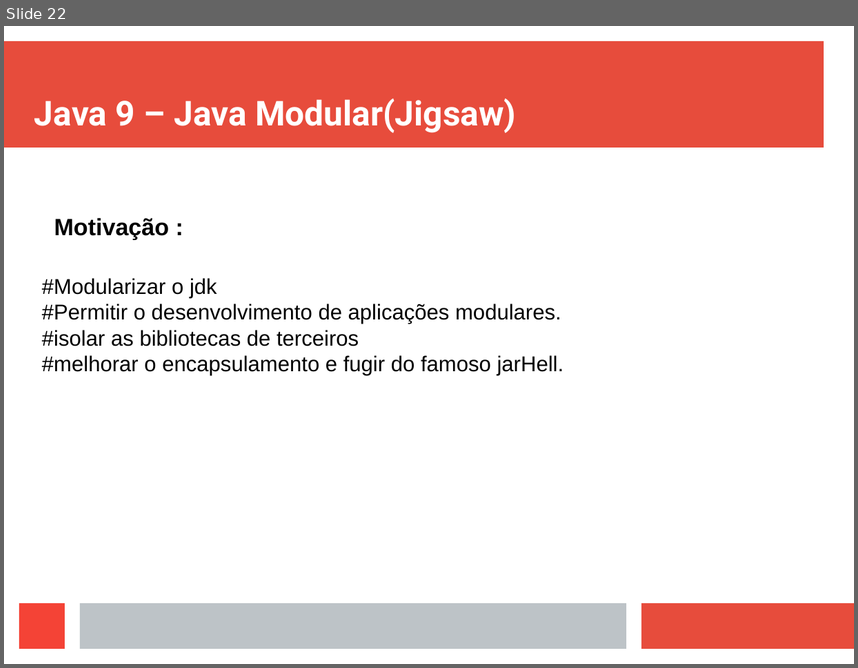
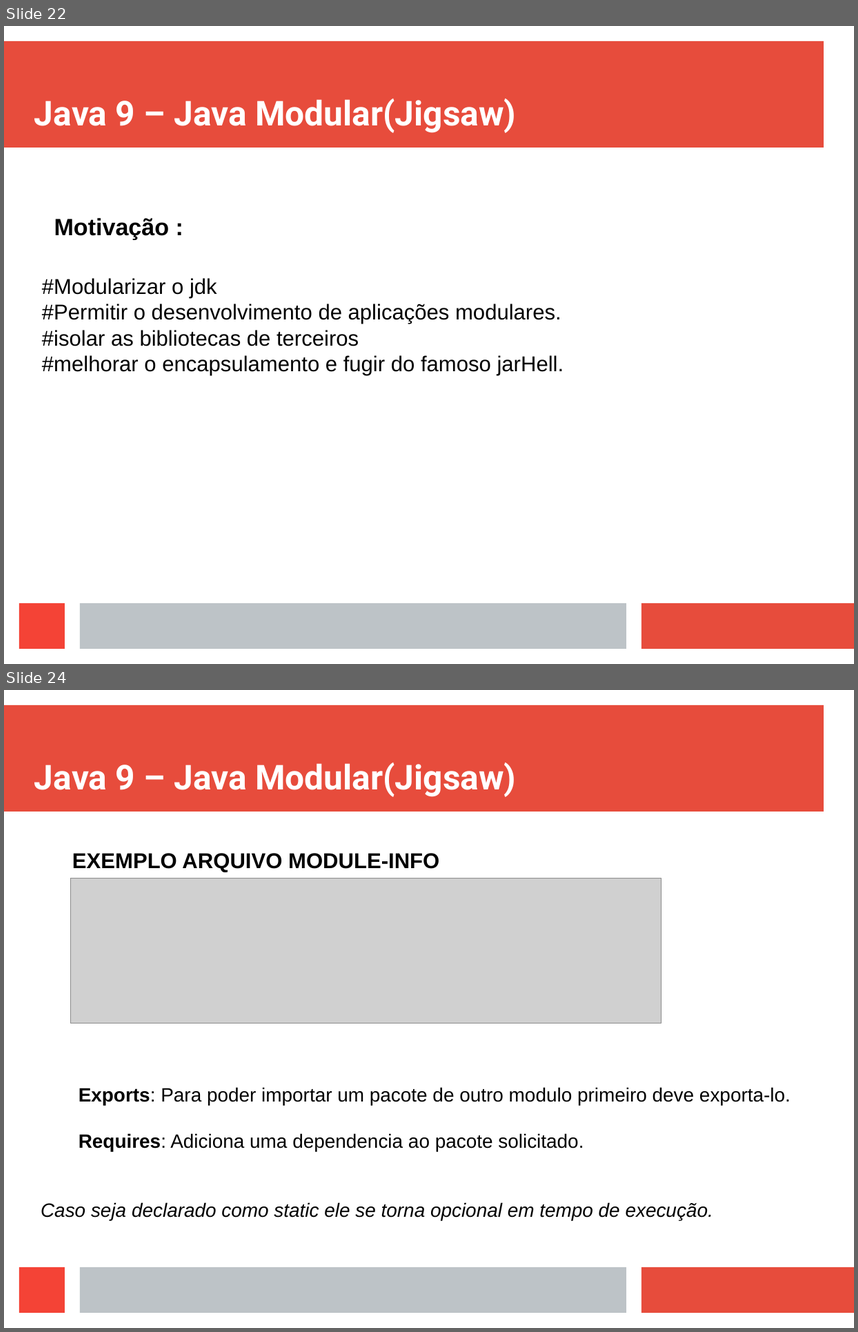
Before and after one commit to viniciusFortti/test, a slide deck: Apresentação/ApresentaçãoTerceiraSemana.odp. Shown one above the other, each under a label of ours: slide 22 before the commit, slides 22 and 24 after it; the slides between them are not shown. The pictures are 858x668 and 858x1332 pixels, drawn with LibreOffice and Linux fonts; fonts in the diff are those of the drawing; grey boxes stand for pictures. Boxes give left, top, right and bottom in pixels: in the first picture for what was removed or moved away, otherwise in the second. Text is boxed around its words. In the diff, an @@ line names an element or a change of style, - is before the commit and + after.

Commit message:
adicionar alterações.

```diff
--- a/Apresentação/ApresentaçãoTerceiraSemana.odp
+++ b/Apresentação/ApresentaçãoTerceiraSemana.odp
@@ slide 24 added at box(4, 690, 854, 1328), background #FFFFFF; not listed: 4 template elements that a slide beside it also shows @@
@@ title added at box(34, 762, 516, 797), 32 pt, text #FFFFFF, bold @@
+Java 9 – Java Modular(Jigsaw)
@@ text added at box(72, 853, 439, 872), 20 pt, text #000000, bold @@
+EXEMPLO ARQUIVO MODULE-INFO
@@ picture added at box(71, 878, 662, 1023) @@
@@ text added at box(79, 1087, 791, 1151), 18 pt, text #000000 @@
+Exports: Para poder importar um pacote de outro modulo primeiro deve exporta-lo.
+Requires: Adiciona uma dependencia ao pacote solicitado.
@@ text added at box(41, 1202, 713, 1221), 18 pt, text #000000, italic @@
+Caso seja declarado como static ele se torna opcional em tempo de execução.
```
Also in this commit, not shown: 11 other slides added, 3 other files.
